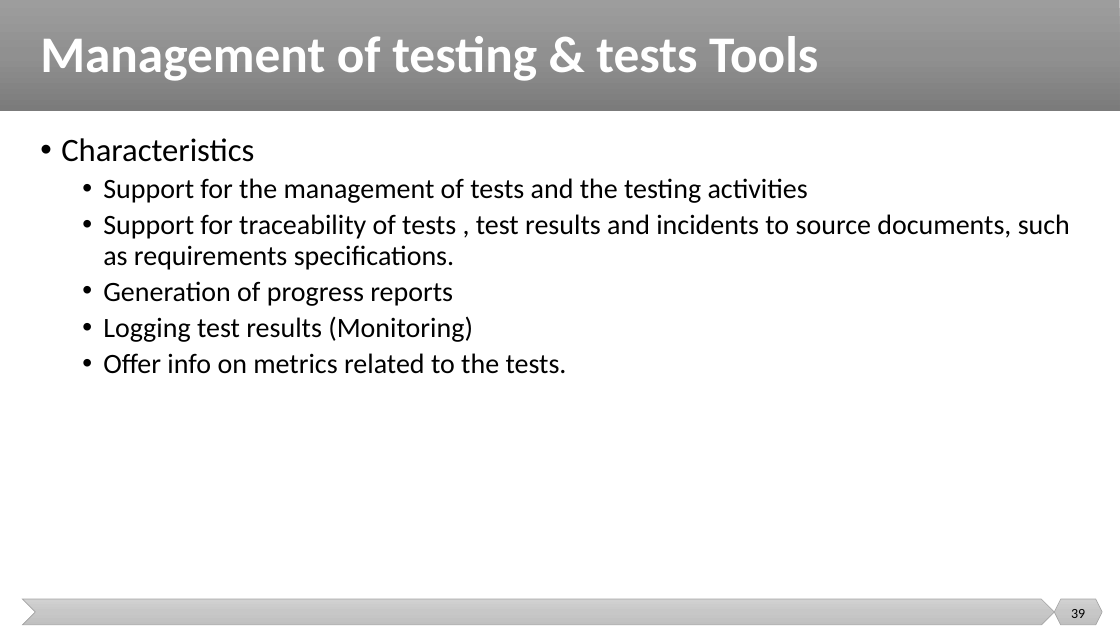
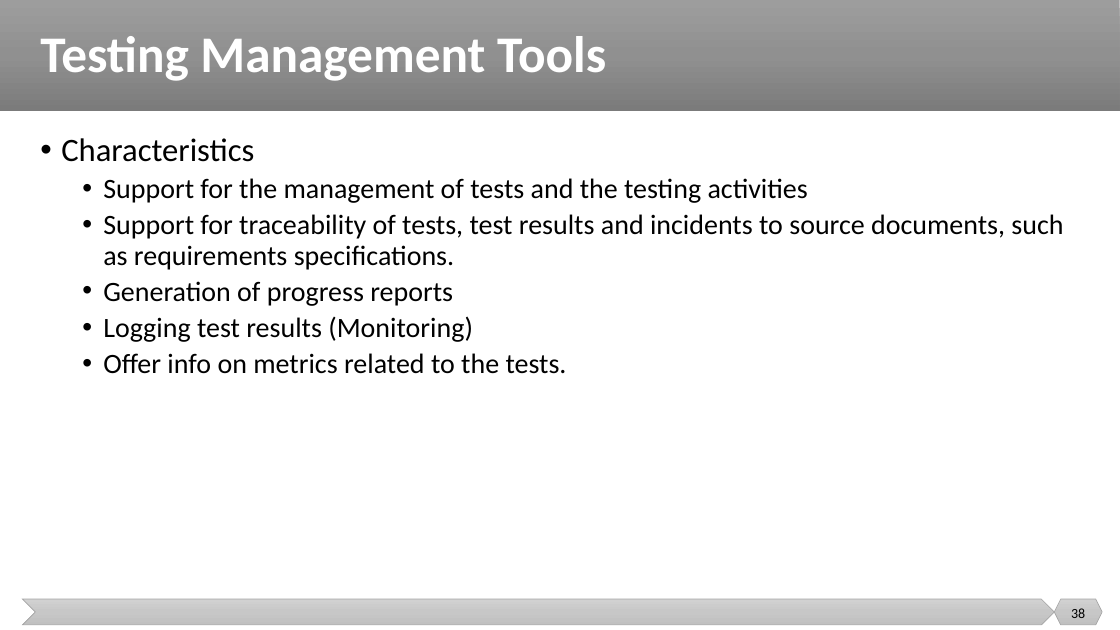
Before and after one commit to malenezi/malenezi, a slide deck: slide 38 of SE401/Lectures/9-Testing Metrics and Tools/Testing Metrics and Tools.pptx (slide 39 before the commit). Drawn at 1120x630 pixels with LibreOffice and Linux fonts; fonts in the diff are those of the drawing. Boxes give left, top, right and bottom in pixels: in the first picture for what was removed or moved away, otherwise in the second. Text is boxed around its words. In the diff, an @@ line names an element or a change of style, - is before the commit and + after.

```diff
--- a/SE401/Lectures/9-Testing Metrics and Tools/Testing Metrics and Tools.pptx
+++ b/SE401/Lectures/9-Testing Metrics and Tools/Testing Metrics and Tools.pptx
@@ title at (40,36,606,81): text changed @@
-Management of testing & tests Tools
+Testing Management Tools
@@ text at (103,214,1063,270): spaces changed @@
-  • Support for traceability of tests , test results and incidents to source documents, such as requirements specifications.
+  • Support for traceability of tests, test results and incidents to source documents, such as requirements specifications.
@@ page number at (1071,608,1085,618): text changed @@
-39
+38
```
Also in this commit, not shown: 37 other slides changed, 6 slides added, 3 slides removed.
